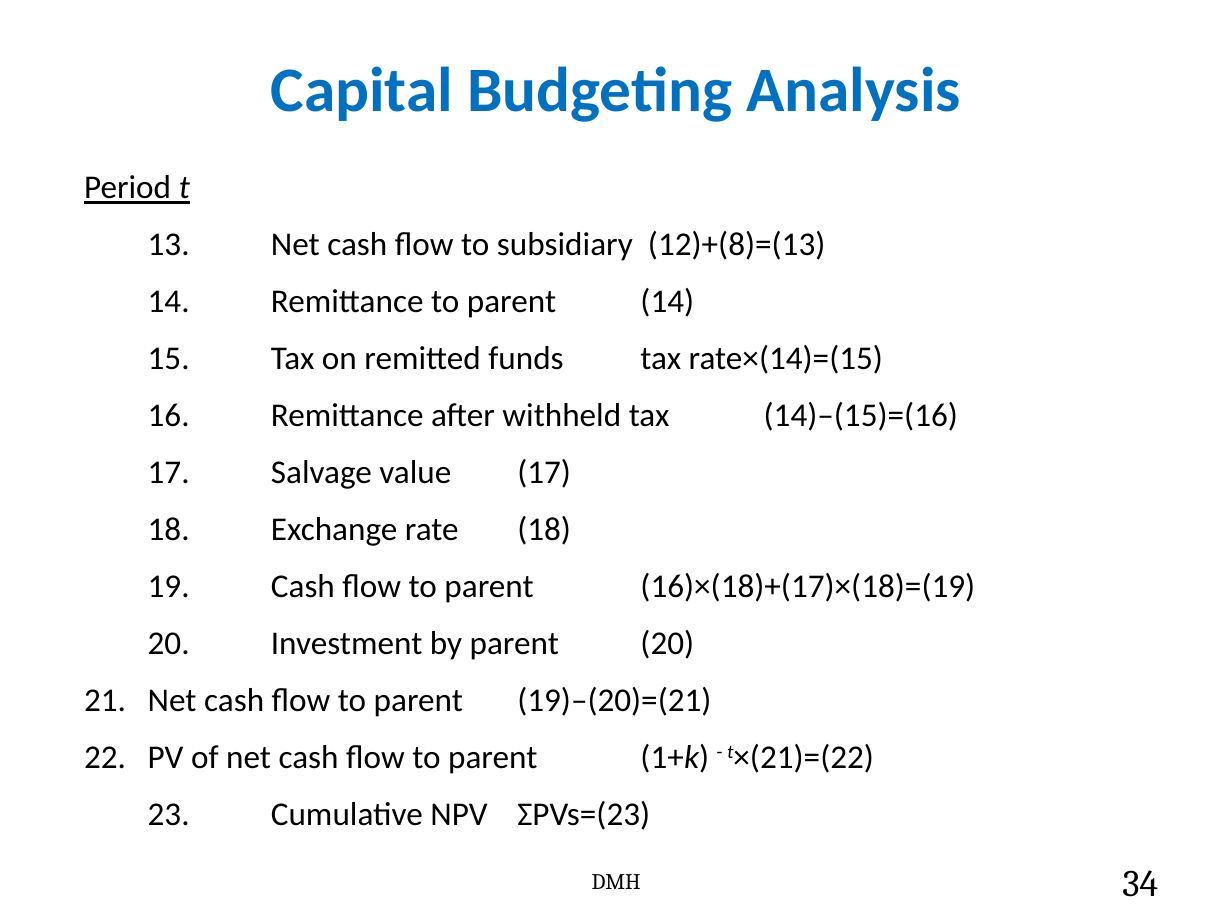
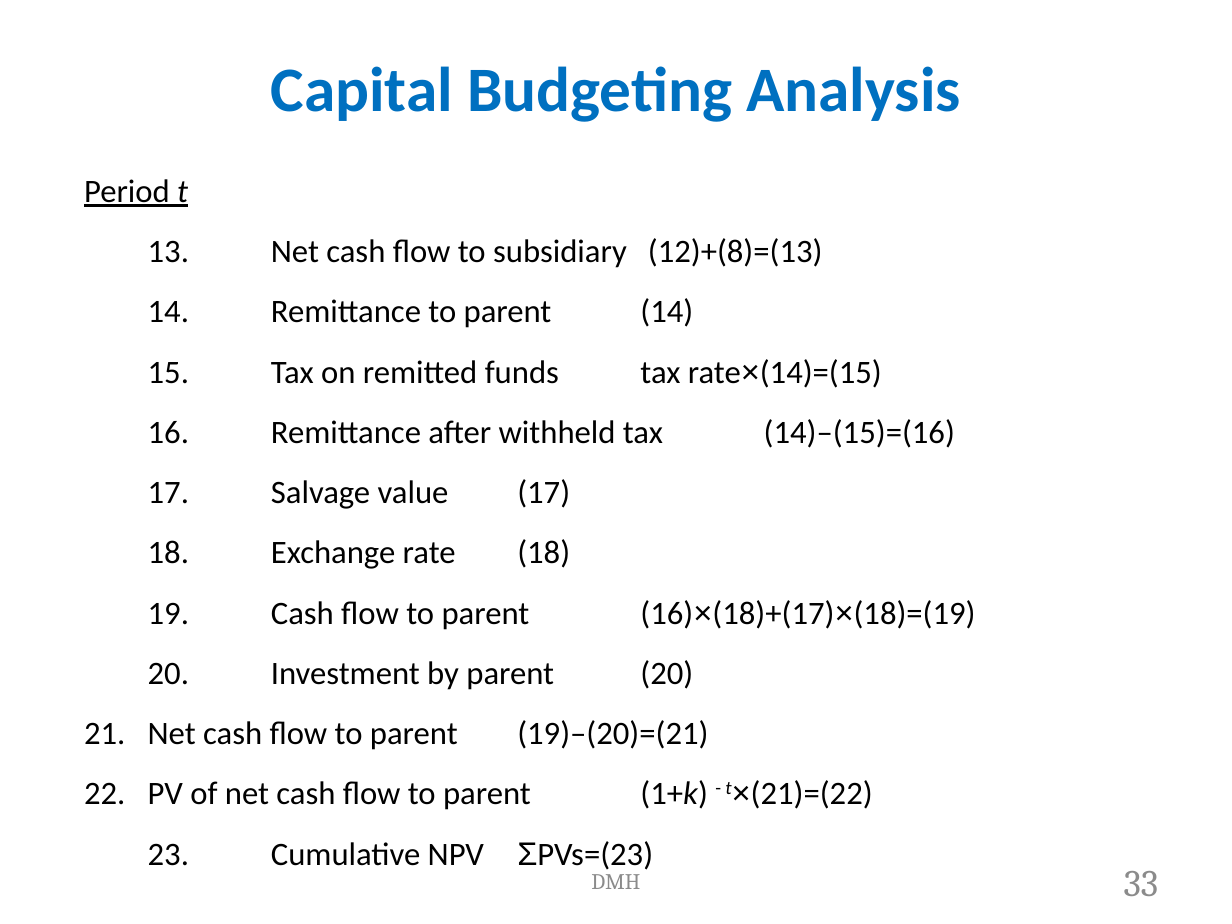
Before and after one commit to shyed2001/Asset-Management-ERP-MBA, a slide deck: slide 33 of 6. Direct Foreign Investment.pptx (slide 34 before the commit). Drawn at 1232x924 pixels with LibreOffice and Linux fonts; fonts in the diff are those of the drawing. Boxes give left, top, right and bottom in pixels: in the first picture for what was removed or moved away, otherwise in the second. Text is boxed around its words. In the diff, an @@ line names an element or a change of style, - is before the commit and + after.

Commit message:
Update 6. Direct Foreign Investment.pptx
ok

```diff
--- a/6. Direct Foreign Investment.pptx
+++ b/6. Direct Foreign Investment.pptx
@@ text "Period t" at [84,179,975,870]: size 19.4 to 19.1 pt; font Calibri to Arial in "rate×(14)=(15)", "(16)×(18)+(17)×(18)=(19)", "t×(21)=(22)", "ΣPVs=(23)"; line spacing 1 to 1.1 @@
@@ text "DMH" at [591,869,640,889]: text colour #000000 to #8B8B8B @@
@@ page number at [1124,871,1159,896]: text changed; text colour #000000 to #8B8B8B @@
-34
+33
```
Also in this commit, not shown: 63 other slides changed, 1 slide removed.
